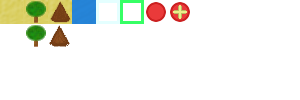
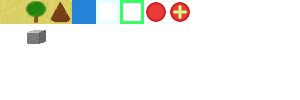
The second 300x100 image is a revision of the first. Changes to its layers:
painted on "Background" over [26, 25, 70, 47]
